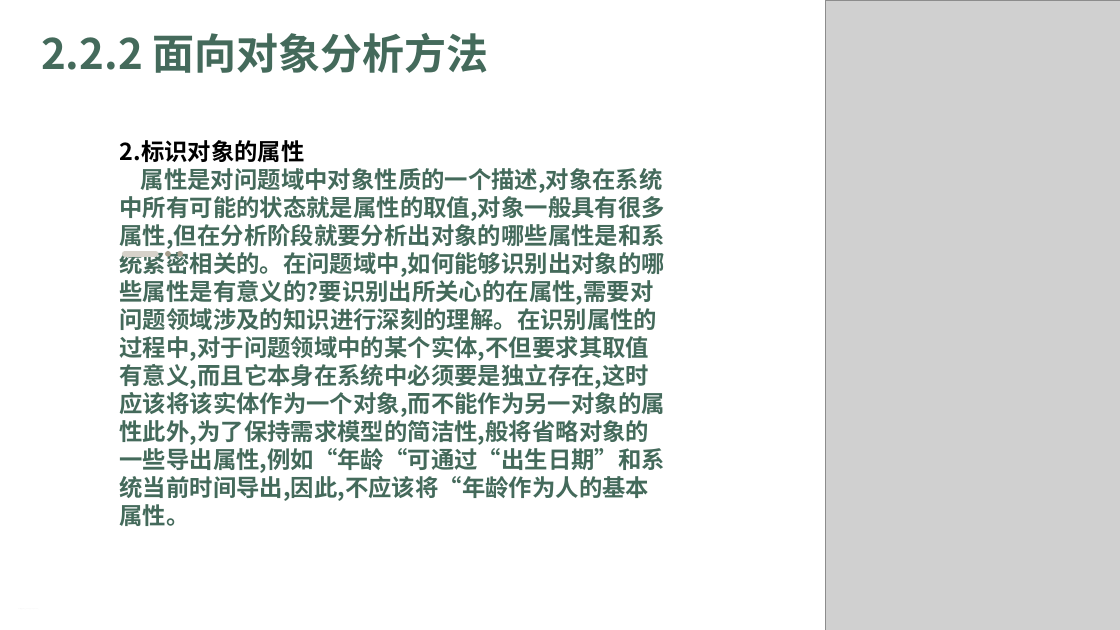
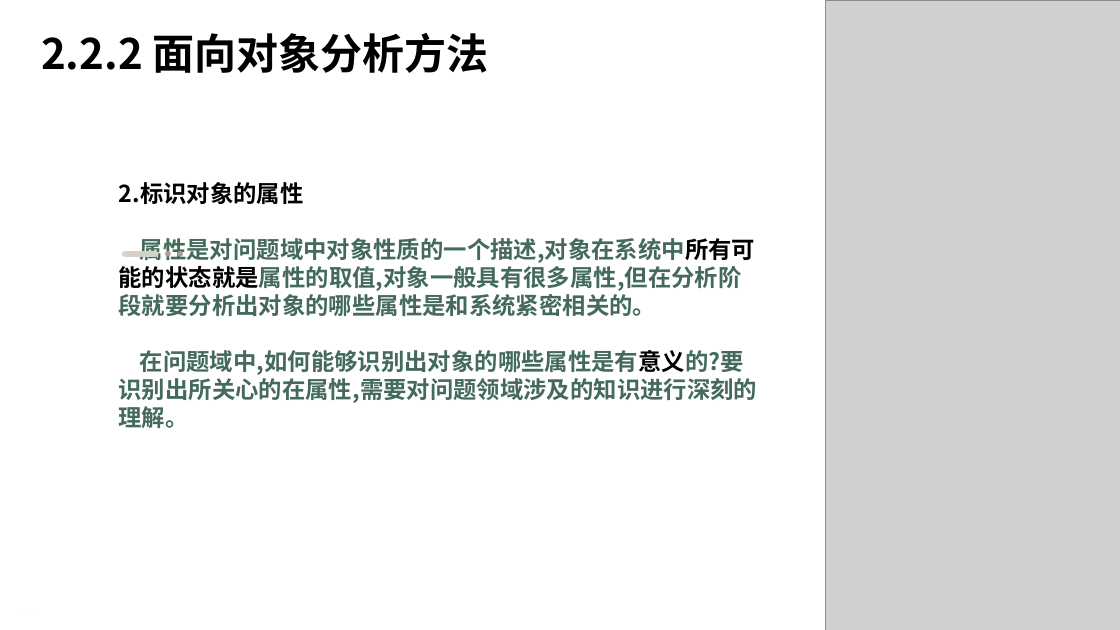
Before and after one commit to Ysuny2333/SRA2022-G15, a slide deck: slide 27 of 翻转课堂/SRA2022-G15-面向对象技术和建模方法.pptx (slide 25 before the commit). Drawn at 1120x630 pixels with LibreOffice and Linux fonts; fonts in the diff are those of the drawing; grey boxes stand for pictures. Boxes give left, top, right and bottom in pixels: in the first picture for what was removed or moved away, otherwise in the second. Text is boxed around its words. In the diff, an @@ line names an element or a change of style, - is before the commit and + after.

Commit message:
Update SRA2022-G15-面向对象技术和建模方法.pptx
面向对象技术和建模方法v1.1.0

```diff
--- a/翻转课堂/SRA2022-G15-面向对象技术和建模方法.pptx
+++ b/翻转课堂/SRA2022-G15-面向对象技术和建模方法.pptx
@@ text "2.2.2 面向对象分析方法" at (41, 33, 488, 73): text colour #446A5B to #000000 @@
@@ text "2.标识对象的属性": place and size @@
-text "2.标识对象的属性" at (120, 140, 665, 526)
+text "2.标识对象的属性" at (119, 182, 758, 428)
@@ text at (119, 238, 758, 428): text changed @@
-属性是对问题域中对象性质的一个描述,对象在系统中所有可能的状态就是属性的取值,对象一般具有很多属性,但在分析阶段就要分析出对象的哪些属性是和系统紧密相关的。在问题域中,如何能够识别出对象的哪些属性是有意义的?要识别出所关心的在属性,需要对问题领域涉及的知识进行深刻的理解。在识别属性的过程中,对于问题领域中的某个实体,不但要求其取值有意义,而且它本身在系统中必须要是独立存在,这时应该将该实体作为一个对象,而不能作为另一对象的属性此外,为了保持需求模型的简洁性,般将省略对象的一些导出属性,例如“年龄“可通过“出生日期”和系统当前时间导出,因此,不应该将“年龄作为人的基本属性。
+属性是对问题域中对象性质的一个描述,对象在系统中所有可能的状态就是属性的取值,对象一般具有很多属性,但在分析阶段就要分析出对象的哪些属性是和系统紧密相关的。
+在问题域中,如何能够识别出对象的哪些属性是有意义的?要识别出所关心的在属性,需要对问题领域涉及的知识进行深刻的理解。
```
Also in this commit, not shown: 20 other slides changed, 3 slides added, 1 slide removed.
